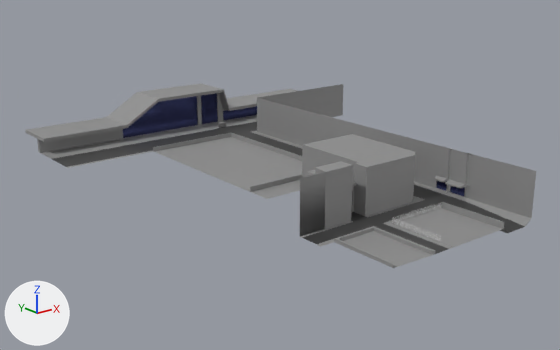
The FBX model Assets/Models/level/level3.fbx: old version first, new version second.
Before and after are seen from a 50 mm camera at (-170.0, -167.0, 90.0) aimed at (17.0, 67.0, -3.0). Lighting does not change. The marker at lower left points along +X, +Y and +Z. Where no turn or scale is listed for an object, it has been applied to the vertices. Vertices at the same position are counted once.

Names of what the first picture shows: 'Levelbase'.
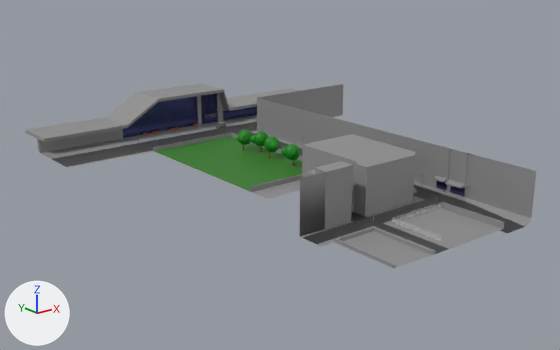
What the commit changed:
Material 'Grass' (mat_grass) is new.
Its base color is (0.0287, 0.196, 0.0124) (dark green #2f7a1d).
Material 'Material.002' (mat_material_002) is new.
Its base color is (0.202, 0.062, 0.00839) (brown #7c4617).
Material 'Material.003' (mat_material_003) is new.
Its base color is (0.000787, 0.214, 0.0) (green #037f00).
me_plane is used by ob_levelbase; location (0.0, 0.0, 0.0).
me_plane had 438 vertices, 404 faces and spanned x -50.0..100.0, y -31.0..162.0, z -2.0..19.0.
me_plane now has 468 vertices, 434 faces and spans x -50.0..100.0, y -31.0..162.0, z -2.0..19.0.
me_plane part 1: 2 faces spanning x -11.0..30.0, y 49.0..119.0, z 0.0 switch from mat_level1text1 (grey #909090) to mat_grass (dark green #2f7a1d).
Mesh me_circle_020 is new.
It has 171 vertices, 244 faces and spans x -5.17..2.59, y -4.09..2.58, z 0.0..9.28.
Faces by material slot: [84, 160].
It uses material mat_material_002 (brown #7c4617).
It uses material mat_material_003 (green #037f00).
Mesh me_circle_017 is new.
It has 171 vertices, 244 faces and spans x -4.33..2.23, y -3.47..4.47, z 0.0..9.28.
Faces by material slot: [84, 160].
It uses material mat_material_002 (brown #7c4617).
It uses material mat_material_003 (green #037f00).
Mesh me_circle_019 is new.
It has 171 vertices, 244 faces and spans x -4.41..3.49, y -4.34..2.25, z 0.0..9.28.
Faces by material slot: [84, 160].
It uses material mat_material_002 (brown #7c4617).
It uses material mat_material_003 (green #037f00).
Mesh me_circle_018 is new.
It has 171 vertices, 244 faces and spans x -2.41..4.09, y -5.25..2.74, z 0.0..9.28.
Faces by material slot: [84, 160].
It uses material mat_material_002 (brown #7c4617).
It uses material mat_material_003 (green #037f00).
Object 'Tree.004' (ob_tree_004) is new; it shows me_circle_020.
Its location is (25.1, 90.0, 0.0).
Object 'Tree.001' (ob_tree_001) is new; it shows me_circle_017.
Its location is (22.5, 64.8, 0.0).
Object 'Tree.003' (ob_tree_003) is new; it shows me_circle_019.
Its location is (20.6, 96.8, 0.0).
Object 'Tree.002' (ob_tree_002) is new; it shows me_circle_018.
Its location is (21.9, 80.0, 0.0).

Where the change shows, as pixel boxes [x1, y1, x2, y2] in the pictures (560 x 350 px):
'Tree.001', added: after [281, 144, 301, 166]
    faces in mat_material_003 (green #037f00): [281, 144, 301, 160]
'Tree.002', added: after [264, 136, 280, 158]
    faces in mat_material_003 (green #037f00): [264, 136, 280, 152]
'Tree.004', added: after [250, 131, 268, 152]
    faces in mat_material_003 (green #037f00): [250, 131, 268, 146]
'Tree.003', added: after [237, 130, 252, 150]
    faces in mat_material_003 (green #037f00): [237, 130, 252, 145]
part 1 of me_plane, recoloured (grey to green): [155, 137, 302, 191] in both
